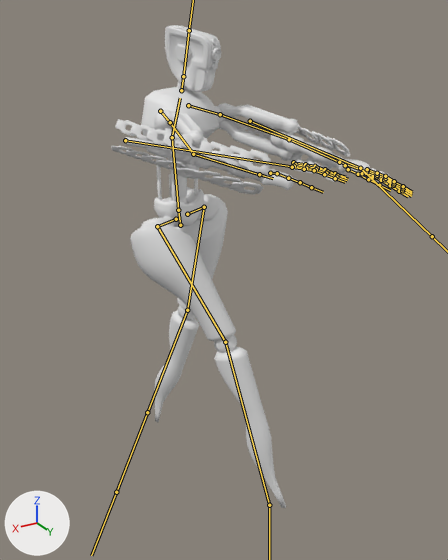
The FBX model Battle of Steel/Assets/Kawano/3D_Model/Enemy_01.fbx: old version first, new version second.
Before and after are seen from a camera (50 mm lens) standing at (1.13, 2.23, 2.03) and looking at (-0.05, 0.27, 1.05). Arrows for +X, +Y and +Z are at lower left; the lights stay in place. Both versions are drawn at frame 17 of the action 'Armature|Idle'; the numbers are the values there. The bones that bend it are drawn over the model as lines.

Objects in the first picture: 'Catherine'.
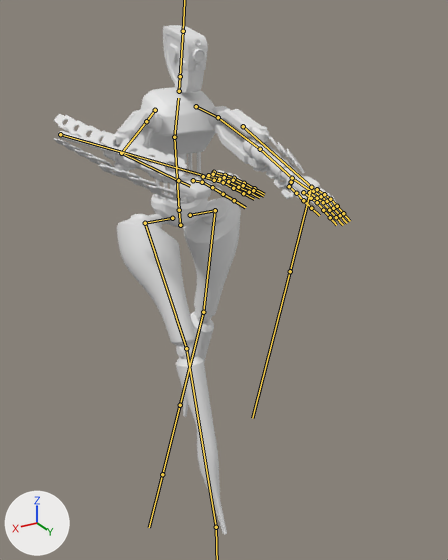
Pixel boxes (x1, y1, x2, y2) of what changed, in the pictures (448 x 560 px):
'Catherine', posed: before (111, 25, 395, 508); after (53, 25, 338, 535)
bone 'Pelvis', root to tip: before (180, 225) to (178, 211); after (180, 225) to (179, 211)

The change in detail:
Bone 'Pelvis' (bone_pelvis) turns from (-1, 26, -3) to (0, 0, 0) degrees about its own x, y and z.
